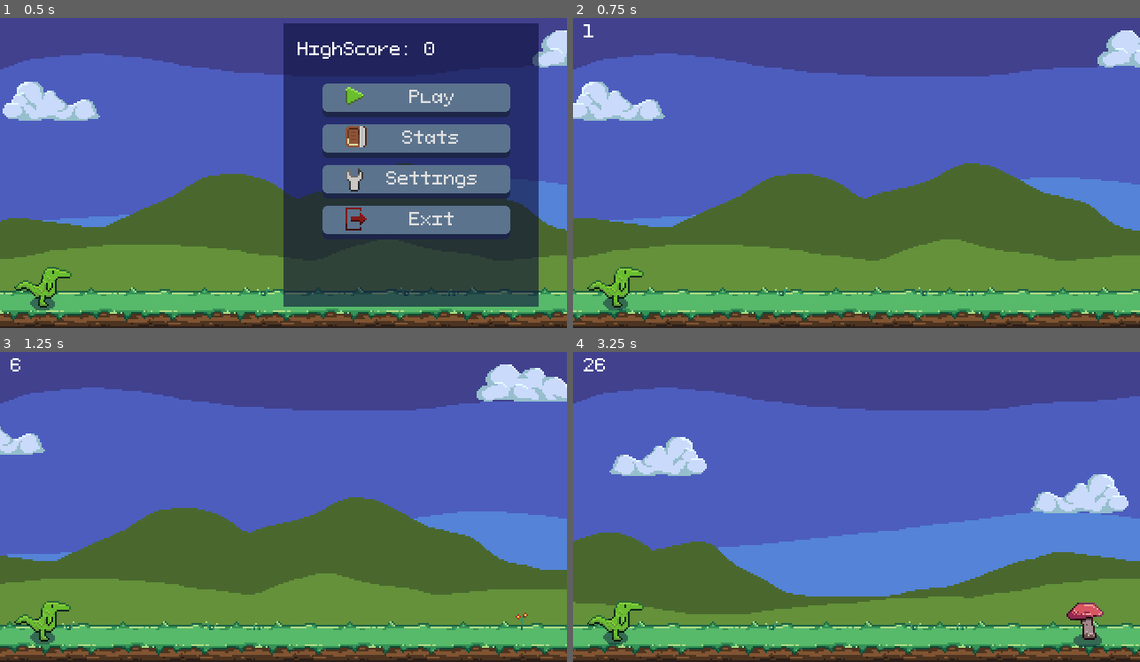
Above: before the commit, frames 1-4 (two rows, left to right).
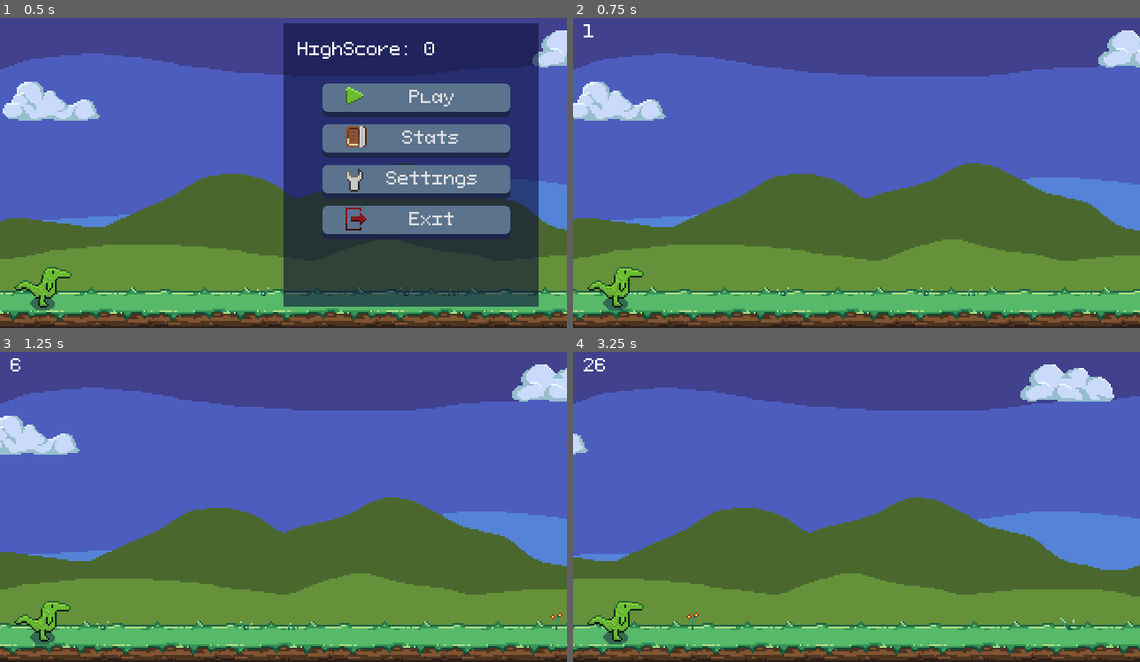
Above: after the commit, the same moments.

Repository: zMenta/DinosaurRun
Game: Godot game, scene res://main/Main.tscn
Two runs of this game, one before a commit and one after it. Both use one fixed random seed, a clock stepped at 60 frames per second and the inputs below.
Inputs:
- Up to frame 1 (0.5 s): no input
- Up to frame 2 (0.75 s): click "Play" at 0.5 s
- Up to frame 3 (1.25 s): no input
- Up to frame 4 (3.25 s): tap Space (jump) at 1.52, 2.27 s

Frame 1 is identical in both runs. In frame 2, 2.1% of the frame differs, in the area x 0-100%, y 4-100%; in frame 3, 11%; in frame 4, 27%.

Commit message:
speed increase back to normal

Diff:
--- a/DinosaurRun/main/Main.tscn
+++ b/DinosaurRun/main/Main.tscn
@@ -10,7 +10,6 @@
 
 [node name="Main" type="Node2D"]
 script = ExtResource( 3 )
-speed_increase_value = 10.0
 
 [node name="Map" parent="." instance=ExtResource( 1 )]
 
